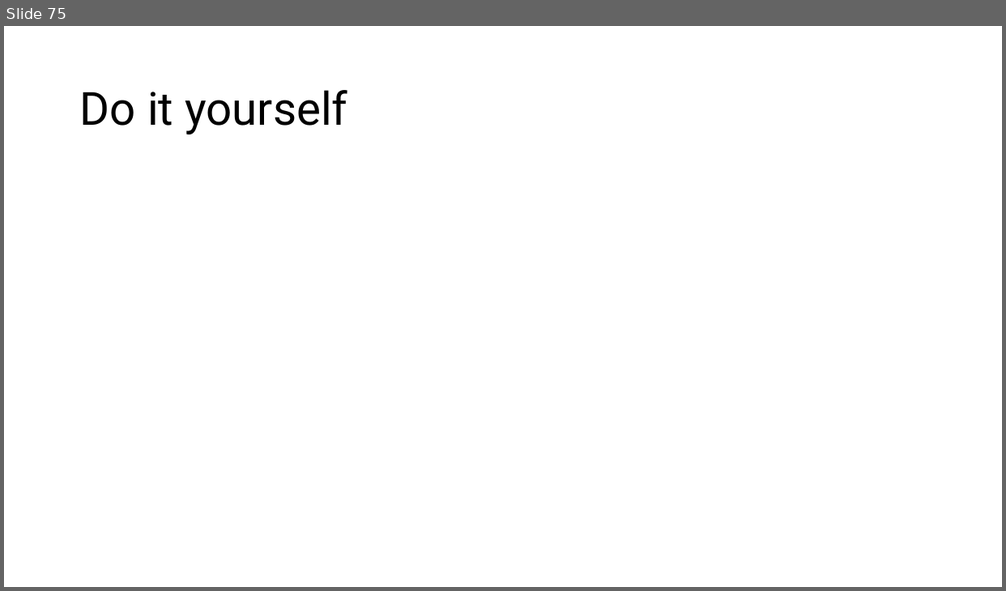
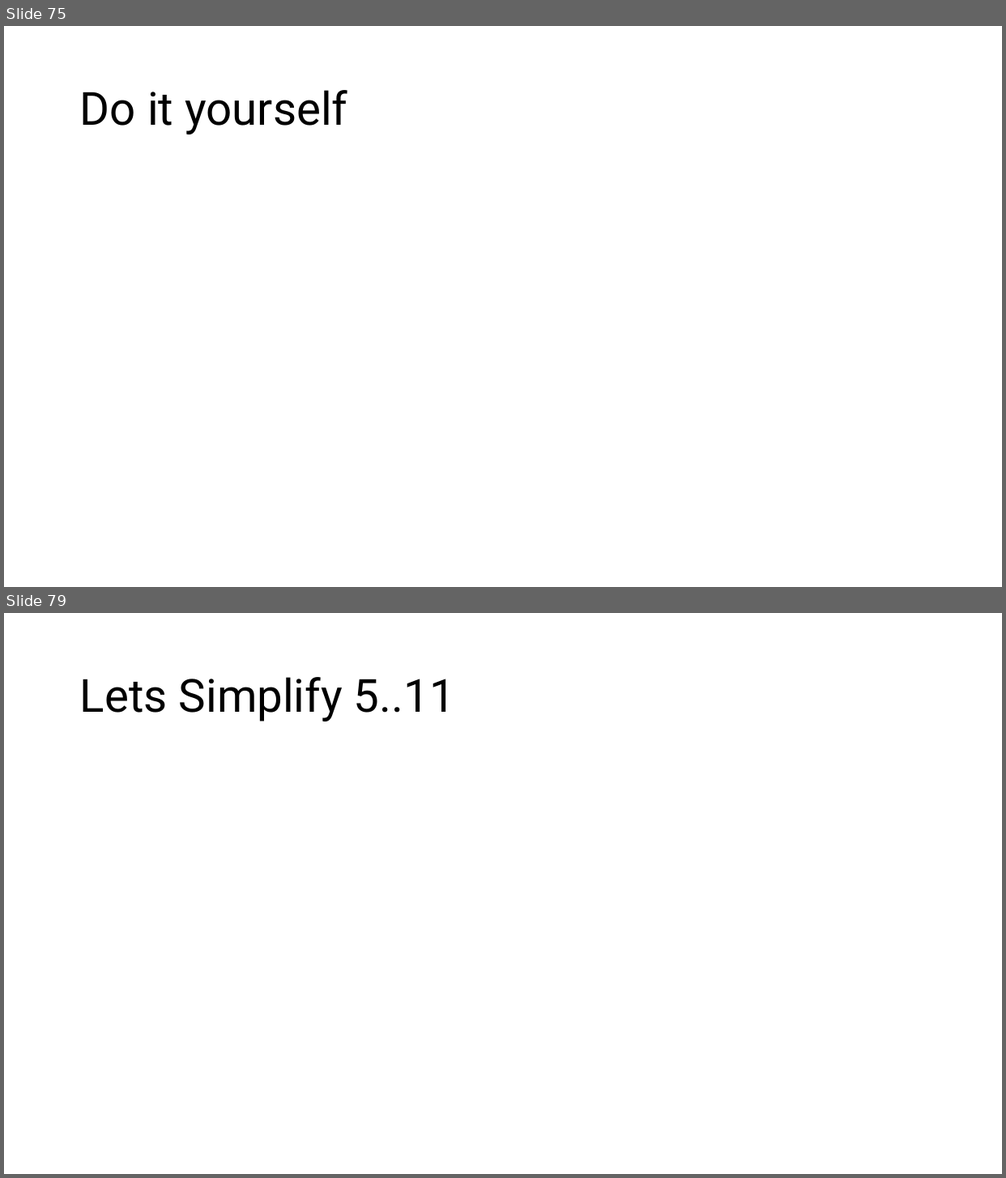
Before and after one commit to MoklaEducation/ems_winter_2025_acsl101, a slide deck: all/ExploringCSConceptsViaACSLCompetitions_all.pptx. Shown one above the other, each under a label of ours: slide 75 before the commit, slides 75 and 79 after it; the slides between them are not shown. The pictures are 1006x591 and 1006x1178 pixels, drawn with LibreOffice and Linux fonts; fonts in the diff are those of the drawing; grey boxes stand for pictures. Boxes give left, top, right and bottom in pixels: in the first picture for what was removed or moved away, otherwise in the second. Text is boxed around its words. In the diff, an @@ line names an element or a change of style, - is before the commit and + after.

```diff
--- a/all/ExploringCSConceptsViaACSLCompetitions_all.pptx
+++ b/all/ExploringCSConceptsViaACSLCompetitions_all.pptx
@@ slide 79 added at [4, 613, 1002, 1174], background #FFFFFF @@
@@ title added at [80, 677, 455, 722], 44 pt, text #000000 @@
+Lets Simplify 5..11
```
Also in this commit, not shown: 3 other slides added, 1 other file.
